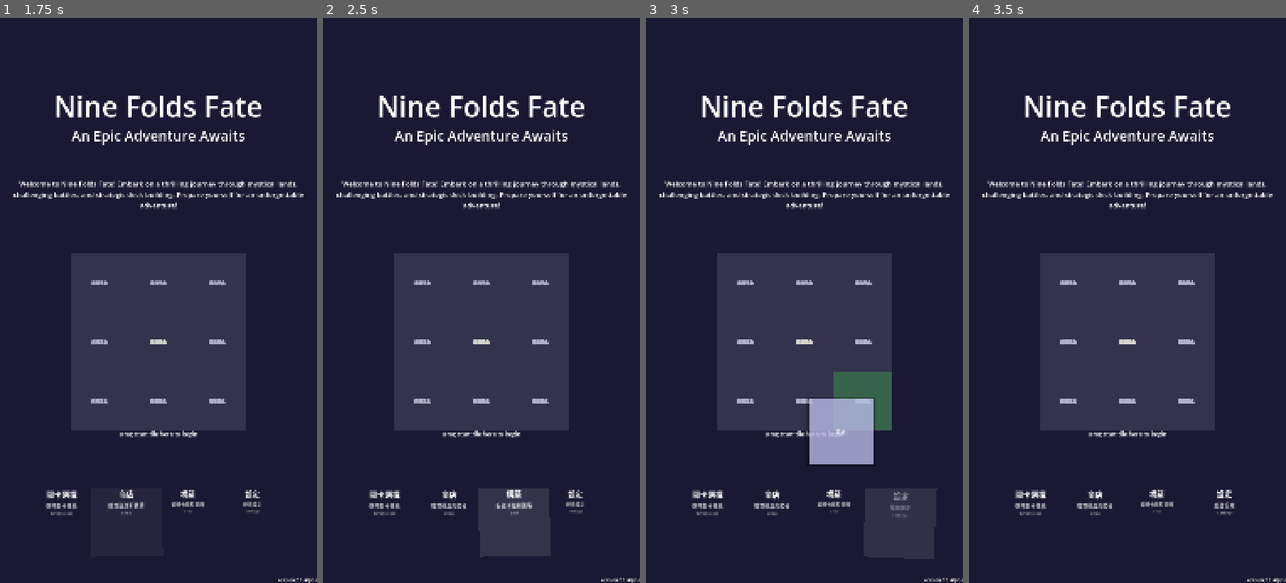
Above: before the commit, frames 1-4 (left to right).
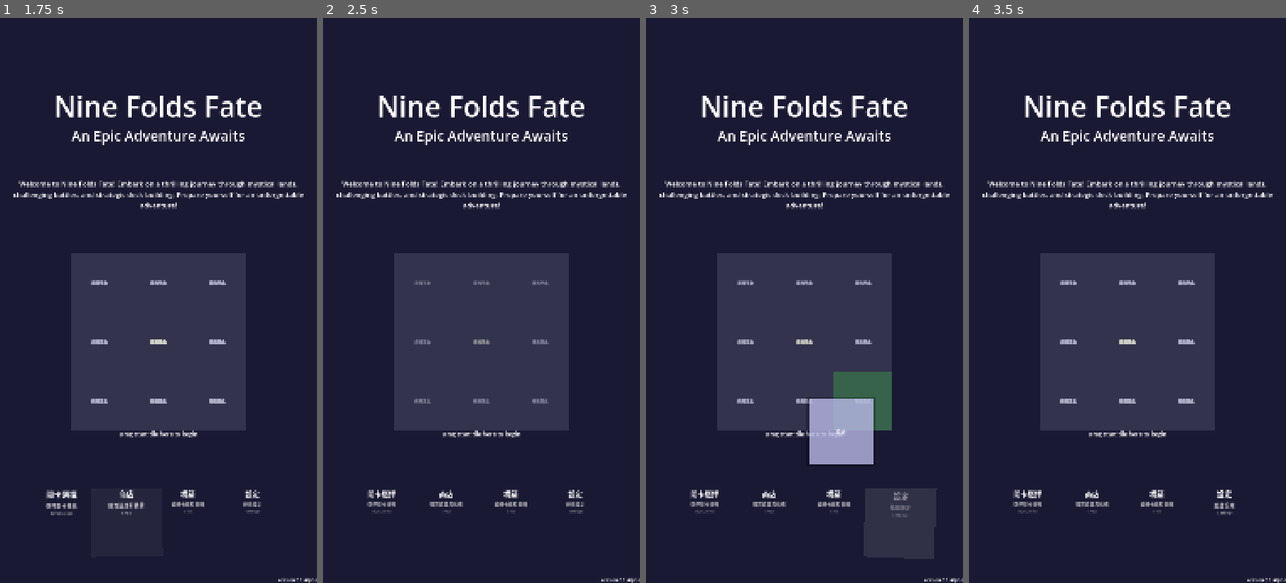
Above: after the commit, the same moments.

Repository: Chenredfish/Ninefold_Fate
Game: Godot game, scene res://main.tscn
Two runs of this game, one before a commit and one after it. Both use one fixed random seed, a clock stepped at 60 frames per second and the inputs below.
Inputs (mouse positions are in pixels of both pictures, inside the frame that each line leads up to):
- Up to frame 1 (1.75 s): tap Enter (ui_accept) at 0.5 s; drag from (60, 520) to (190, 176) at 0.52 s; drag from (123, 520) to (142, 413) at 1.27 s
- Up to frame 2 (2.5 s): tap Enter (ui_accept) at 2 s; move the mouse to (510, 520) at 2.02 s; tap R at 2.1 s; click (510, 520) at 2.17 s
- Up to frame 3 (3 s): drag from (899, 520) to (709, 215) at 2.77 s
- Up to frame 4 (3.5 s): no input

Frame 1 is identical in both runs. In frame 2, 3.5% of the frame differs, in the area x 13-72%, y 46-96%; in frame 3, 0.7%; in frame 4, 0.6%.

Commit message:
狀態順利切換

Diff:
--- /dev/null
+++ b/debug_state.gd
@@ -0,0 +1,51 @@
+# debug_state.gd - 調試腳本
+# 在主菜單中按 F9 鍵可以查看當前狀態機的狀態
+
+extends Control
+
+func _ready():
+    print("[Debug] Debug state monitor ready. Press F9 to see state info.")
+
+func _input(event):
+    if event is InputEventKey and event.pressed:
+        if event.keycode == KEY_F9:
+            print_state_debug_info()
+
+func print_state_debug_info():
+    print("\n=== STATE MACHINE DEBUG INFO ===")
+
+    # StateManager 信息
+    if StateManager:
+        print("StateManager: Available")
+        print("- Game Scene State Machine: ", StateManager.game_scene_state_machine != null)
+
+        if StateManager.game_scene_state_machine:
+            var gsm = StateManager.game_scene_state_machine
+            print("- Current State: ", gsm.get_current_state_id() if gsm.has_method("get_current_state_id") else "Unknown")
+            print("- Scene Loading: ", gsm.scene_loading if "scene_loading" in gsm else "Unknown")
+            print("- Current Scene: ", gsm.current_scene.name if gsm.current_scene else "None")
+
+        print("- All State Machines: ", StateManager.get_state_machine_names())
+    else:
+        print("StateManager: Not available!")
+
+    # EventBus 信息
+    if EventBus:
+        print("EventBus: Available")
+        # 檢查信號連接
+        if EventBus.has_signal("scene_transition_requested"):
+            var connections = EventBus.get_signal_connection_list("scene_transition_requested")
+            print("- scene_transition_requested connections: ", connections.size())
+        else:
+            print("- scene_transition_requested signal: Not found")
+    else:
+        print("EventBus: Not available!")
+
+    # 當前場景信息
+    var current_scene = get_tree().current_scene
+    print("Current Scene: ", current_scene.name if current_scene else "None")
+    print("Scene Tree Root Children: ")
+    for child in get_tree().root.get_children():
+        print("  - ", child.name, " (", child.get_class(), ")")
+
+    print("=== END DEBUG INFO ===\n")
--- a/main.gd
+++ b/main.gd
@@ -1,8 +1,19 @@
 extends Node2D
 
 func _ready():
-	# Wait a frame before starting drag-drop test
+	# 等待一幀來確保所有autoload已初始化
 	await get_tree().process_frame
+
+	# 啟動主選單
+	print("[Main] Initializing game...")
+	if StateManager and StateManager.game_scene_state_machine:
+		print("[Main] StateManager ready, switching to main menu")
+		# StateManager 會自動切換到 main_menu 狀態
+	else:
+		print("[Main] StateManager not ready, using fallback")
+		# 備用方案：直接載入主菜單場景
+		get_tree().change_scene_to_file("res://scripts/scenes/main_menu.tscn")
+
 	#print("\nPress F1 to start drag-drop system test")
 	#print("Press F2 to start SimpleTest")
 	#print("Press F3 to start LevelTile test")
--- a/scripts/scenes/level_selection.gd
+++ b/scripts/scenes/level_selection.gd
@@ -1,5 +1,6 @@
 extends Control
 
+# 主要UI區域
 var main_info_area: Control
 var chapter_title: Label
 var progress_bar: ProgressBar
@@ -8,123 +9,125 @@
 var level_tile_container: ScrollContainer
 var level_tile_scrolll: HScrollBar
 var back_button: Button
+var confirm_label: Label
+
+# 數據變數
+var current_chapter: String = "chapter1"
+var available_levels: Array = []
+var selected_level_id: String = ""
 
 func _ready():
-    print("載入關卡選擇場景，主節點：", self, " parent：", get_parent())
-    setup_ui()
-    load_chapter_levels()
+	print("[LevelSelection] 載入關卡選擇場景，主節點：", self, " parent：", get_parent())
+	setup_ui()
+	load_chapter_levels()
 
 func setup_ui():
-    #設置為全屏控制
-    set_anchors_and_offsets_preset(Control.PRESET_FULL_RECT)
+	#設置為全屏控制
+	set_anchors_and_offsets_preset(Control.PRESET_FULL_RECT)
 
-    # 先初始化 main_info_area 並加到場景
-    main_info_area = Control.new()
-    main_info_area.size = Vector2(1080, 1000)
-    main_info_area.position = Vector2(0, 0)
-    add_child(main_info_area)
+	# 先初始化 main_info_area 並加到場景
+	main_info_area = Control.new()
+	main_info_area.size = Vector2(1080, 1000)
+	main_info_area.position = Vector2(0, 0)
+	add_child(main_info_area)
 
-    #創造三層結構遵循UI規範
-    create_background_area()
-    create_main_info_area()
-    create_confirm_grid()
-    create_level_tile_area()
+	#創造三層結構遵循UI規範
+	create_background_area()
+	create_main_info_area()
+	create_confirm_grid()
+	create_level_tile_area()
 
 func create_background_area():
-    #背景
-    var bg = ColorRect.new()
-    bg.size = Vector2(1080, 1000)
-    bg.color = Color(0.1, 0.1, 0.2, 1.0)
-    main_info_area.add_child(bg)
+	#背景
+	var bg = ColorRect.new()
+	bg.size = Vector2(1080, 1000)
+	bg.color = Color(0.1, 0.1, 0.2, 1.0)
+	main_info_area.add_child(bg)
 
 func create_main_info_area():
-    #上層區域 - 章節信息和關卡詳情 (0, 0) - (1080, 1000)
-    main_info_area = Control.new()
-    main_info_area.size = Vector2(1080, 1000)
-    main_info_area.position = Vector2(0, 0)
-    add_child(main_info_area)
+	# 在已存在的 main_info_area 中添加UI元素
 
-    #章節標題
-    chapter_title = Label.new()
-    chapter_title.text = "Chapter 1 - Tutorial"
-    chapter_title.position = Vector2(540, 80)
-    chapter_title.size = Vector2(400, 50)
-    chapter_title.horizontal_alignment = HORIZONTAL_ALIGNMENT_CENTER
-    chapter_title.add_theme_font_size_override("font_size", 32)
-    chapter_title.add_theme_color_override("font_color", Color.WHITE)
-    main_info_area.add_child(chapter_title)
+	#章節標題
+	chapter_title = Label.new()
+	chapter_title.text = "Chapter 1 - Tutorial"
+	chapter_title.position = Vector2(540, 80)
+	chapter_title.size = Vector2(400, 50)
+	chapter_title.horizontal_alignment = HORIZONTAL_ALIGNMENT_CENTER
+	chapter_title.add_theme_font_size_override("font_size", 32)
+	chapter_title.add_theme_color_override("font_color", Color.WHITE)
+	main_info_area.add_child(chapter_title)
 
-    #進度條
-    progress_bar = ProgressBar.new()
-    progress_bar.position = Vector2(140, 150)
-    progress_bar.size = Vector2(800, 30)
-    progress_bar.value = 30  # 30% complete
-    main_info_area.add_child(progress_bar)
+	#進度條
+	progress_bar = ProgressBar.new()
+	progress_bar.position = Vector2(140, 150)
+	progress_bar.size = Vector2(800, 30)
+	progress_bar.value = 30  # 30% complete
+	main_info_area.add_child(progress_bar)
 
-    #等級詳情面板
-    level_detail_panel = Panel.new()
-    level_detail_panel.position = Vector2(90, 250)
-    level_detail_panel.size = Vector2(900, 500)
-    main_info_area.add_child(level_detail_panel)
+	#等級詳情面板
+	level_detail_panel = Panel.new()
+	level_detail_panel.position = Vector2(90, 250)
+	level_detail_panel.size = Vector2(900, 500)
+	main_info_area.add_child(level_detail_panel)
 
-    var detail_label = Label.new()
-    detail_label.text = "Select a level to see details."
-    detail_label.position = Vector2(450, 250)
-    detail_label.horizontal_alignment = HORIZONTAL_ALIGNMENT_CENTER
-    detail_label.add_theme_font_size_override("font_size", 24)
-    level_detail_panel.add_child(detail_label)
+	var detail_label = Label.new()
+	detail_label.text = "Select a level to see details."
+	detail_label.position = Vector2(450, 250)
+	detail_label.horizontal_alignment = HORIZONTAL_ALIGNMENT_CENTER
+	detail_label.add_theme_font_size_override("font_size", 24)
+	level_detail_panel.add_child(detail_label)
 
 func create_confirm_grid():
-    unified_confirm_grid = Control.new()
-    unified_confirm_grid.position = Vector2(240, 1000)
-    unified_confirm_grid.size = Vector2(600, 600)
-    add_child(unified_confirm_grid)
+	unified_confirm_grid = Control.new()
+	unified_confirm_grid.position = Vector2(240, 1000)
+	unified_confirm_grid.size = Vector2(600, 600)
+	add_child(unified_confirm_grid)
 
-    #九宮個自己的背景
-    var grid_bg = ColorRect.new()
-    grid_bg.size = Vector2(600, 600)
-    grid_bg.color = Color(0.2, 0.2, 0.3, 1.0)
-    unified_confirm_grid.add_child(grid_bg)
+	#九宮個自己的背景
+	var grid_bg = ColorRect.new()
+	grid_bg.size = Vector2(600, 600)
+	grid_bg.color = Color(0.2, 0.2, 0.3, 1.0)
+	unified_confirm_grid.add_child(grid_bg)
 
-    for i in range(3):
-        for j in range(3):
-            var drop_zone = DropZone.new()
-            drop_zone.position = Vector2(i * 200, j * 200)
-            drop_zone.size = Vector2(200, 200)
-            drop_zone.set_accepted_types(["level"])
-            unified_confirm_grid.add_child(drop_zone)
+	for i in range(3):
+		for j in range(3):
+			var drop_zone = DropZone.new()
+			drop_zone.position = Vector2(i * 200, j * 200)
+			drop_zone.size = Vector2(200, 200)
+			drop_zone.set_accepted_types(["level"])
+			unified_confirm_grid.add_child(drop_zone)
 
-            if i==1 and j==1:
-                drop.modulate = Color(1.2, 1.2, 1.0, 1.0)
-                drop_zone.tile_dropped.connect(_on_level_tile_dropped)
+			if i==1 and j==1:
+				drop_zone.modulate = Color(1.2, 1.2, 1.0, 1.0)
+				drop_zone.tile_dropped.connect(_on_level_tile_dropped)
 
-    confirm_label = Label.new()
-    confirm_label.text = "Drag level tile here to choose level"
-    confirm_label.position = Vector2(300, 650)
-    confirm_label.horizontal_alignment = HORIZONTAL_ALIGNMENT_CENTER
-    confirm_label.add_theme_font_size_override("font_size", 20)
-    confirm_label.add_theme_color_override("font_color", Color.WHITE)
-    add_child(confirm_label)
+	confirm_label = Label.new()
+	confirm_label.text = "Drag level tile here to choose level"
+	confirm_label.position = Vector2(300, 650)
+	confirm_label.horizontal_alignment = HORIZONTAL_ALIGNMENT_CENTER
+	confirm_label.add_theme_font_size_override("font_size", 20)
+	confirm_label.add_theme_color_override("font_color", Color.WHITE)
+	add_child(confirm_label)
 
 func create_level_tile_area():
-    var bottom_bg = ColorRect.new()
-    bottom_bg.position = Vector2(0, 1600)
-    bottom_bg.size = Vector2(1080, 320)
-    bottom_bg.color = Color(0.15, 0.15, 0.25, 1.0)
-    add_child(bottom_bg)
+	var bottom_bg = ColorRect.new()
+	bottom_bg.position = Vector2(0, 1600)
+	bottom_bg.size = Vector2(1080, 320)
+	bottom_bg.color = Color(0.15, 0.15, 0.25, 1.0)
+	add_child(bottom_bg)
 
-    level_tile_container = ScrollContainer.new()
+	level_tile_container = ScrollContainer.new()
 	level_tile_container.position = Vector2(40, 1620)
 	level_tile_container.size = Vector2(1000, 240)
 	level_tile_container.horizontal_scroll_mode = ScrollContainer.SCROLL_MODE_AUTO
 	level_tile_container.vertical_scroll_mode = ScrollContainer.SCROLL_MODE_DISABLED
 	add_child(level_tile_container)
 
-    var tile_container = HBoxContainer.new()
+	var tile_container = HBoxContainer.new()
 	tile_container.add_theme_constant_override("separation", 20)
 	level_tile_container.add_child(tile_container)
 
-    back_button = Button.new()
+	back_button = Button.new()
 	back_button.text = "Back"
 	back_button.position = Vector2(80, 1860)
 	back_button.size = Vector2(150, 60)
@@ -168,3 +171,13 @@
 	var level_id = tile_data.get("level_id", "")
 	if level_id != "":
 		start_level(level_id)
+
+func start_level(level_id: String):
+	print("[LevelSelection] Starting level: ", level_id)
+	# 通過EventBus發送開始戰鬥請求
+	EventBus.emit_signal("level_selected", level_id)
+
+func _on_back_pressed():
+	print("[LevelSelection] Back button pressed")
+	# 返回主菜單
+	EventBus.emit_signal("scene_transition_requested", "main_menu", {})
--- a/scripts/scenes/level_selection.tscn
+++ b/scripts/scenes/level_selection.tscn
@@ -1,8 +1,6 @@
 [gd_scene load_steps=2 format=3 uid="uid://wstbhow8nfbh"]
 
-[sub_resource type="GDScript" id="GDScript_ylkpb"]
-script/source = "extends Control
-"
+[ext_resource type="Script" path="res://scripts/scenes/level_selection.gd" id="1_level_selection_script"]
 
 [node name="level_selection" type="Control"]
 layout_mode = 3
@@ -11,4 +9,4 @@
 anchor_bottom = 1.0
 grow_horizontal = 2
 grow_vertical = 2
-script = SubResource("GDScript_ylkpb")
+script = ExtResource("1_level_selection_script")
--- a/scripts/scenes/main_menu.gd
+++ b/scripts/scenes/main_menu.gd
@@ -16,12 +16,33 @@
 var settings_tile: NavigationTile
 
 func _ready():
+	print("[MainMenu] Main menu scene loaded")
 
 	create_background()
 
 	create_upper_UI() #在(0,0)~(1080, 1000)
 	create_middle_UI() #在(240,1000)~(840, 1600)
 	create_lower_UI() #在(0,1600)~(1080, 1920)
+
+	print("[MainMenu] Main menu setup complete")
+
+func _input(event):
+	if event is InputEventKey and event.pressed:
+		if event.keycode == KEY_F9:
+			print_debug_info()
+
+func print_debug_info():
+	print("\n=== MAIN MENU DEBUG INFO ===")
+	print("Current Scene: ", get_tree().current_scene.name if get_tree().current_scene else "None")
+	print("Parent: ", get_parent().name if get_parent() else "None")
+
+	if StateManager:
+		print("StateManager: Available")
+		if StateManager.game_scene_state_machine:
+			var gsm = StateManager.game_scene_state_machine
+			print("- Current State: ", gsm.get_current_state_id() if gsm.has_method("get_current_state_id") else "Unknown")
+			print("- Current Scene: ", gsm.current_scene.name if gsm.current_scene else "None")
+	print("=== END DEBUG INFO ===\n")
 
 func create_background():
 	var bg = ColorRect.new()
--- a/scripts/state_machine/GameSceneStateMachine.gd
+++ b/scripts/state_machine/GameSceneStateMachine.gd
@@ -49,6 +49,7 @@
 	_connect_event_bus()
 
 func _initialize_scene_states():
+	print("[GameSceneStateMachine] Initializing scene states...")
 	# 創建各個場景狀態
 	add_state(MainMenuState.new())
 	add_state(LevelSelectionState.new())
@@ -56,22 +57,33 @@
 	add_state(ResultState.new())
 	add_state(SettingsState.new())
 	add_state(DeckBuildState.new())
+	print("[GameSceneStateMachine] Scene states initialized")
 
 func _connect_event_bus():
+	print("[GameSceneStateMachine] Connecting to EventBus...")
 	# 監聽場景切換事件
 	if EventBus.has_signal("scene_transition_requested"):
-		EventBus.scene_transition_requested.connect(_on_scene_transition_requested)
+		if not EventBus.scene_transition_requested.is_connected(_on_scene_transition_requested):
+			EventBus.scene_transition_requested.connect(_on_scene_transition_requested)
+			print("[GameSceneStateMachine] Connected to scene_transition_requested")
 
 	# 監聽戰鬥相關事件
 	if EventBus.has_signal("battle_ended"):
-		EventBus.battle_ended.connect(_on_battle_ended)
+		if not EventBus.battle_ended.is_connected(_on_battle_ended):
+			EventBus.battle_ended.connect(_on_battle_ended)
+			print("[GameSceneStateMachine] Connected to battle_ended")
 
 	# 監聽關卡選擇事件
 	if EventBus.has_signal("level_selected"):
-		EventBus.level_selected.connect(_on_level_selected)
+		if not EventBus.level_selected.is_connected(_on_level_selected):
+			EventBus.level_selected.connect(_on_level_selected)
+			print("[GameSceneStateMachine] Connected to level_selected")
+
+	print("[GameSceneStateMachine] EventBus connections complete")
 
 # 切換到指定場景
 func change_scene_to(scene_type: SceneType, data: Dictionary = {}):
+	print("[GameSceneStateMachine] Changing scene to: ", scene_type)
 	if scene_loading:
 		print("[GameSceneStateMachine] Scene loading in progress, ignoring request")
 		return
@@ -81,6 +93,7 @@
 		print("[GameSceneStateMachine] Invalid scene type: ", scene_type)
 		return
 
+	print("[GameSceneStateMachine] Transitioning to state: ", state_id)
 	transition_to(state_id, data)
 
 # 載入場景文件
@@ -90,11 +103,14 @@
 		print("[GameSceneStateMachine] No scene path for type: ", scene_type)
 		return null
 
+	print("[GameSceneStateMachine] Loading scene: ", scene_path)
 	scene_loading = true
 
-	# 卸載當前場景
-	if current_scene:
+	# 先卸載當前場景
+	if current_scene and is_instance_valid(current_scene):
+		print("[GameSceneStateMachine] Unloading current scene: ", current_scene.name)
 		current_scene.queue_free()
+		await current_scene.tree_exited
 		current_scene = null
 
 	# 載入新場景
@@ -105,12 +121,23 @@
 		return null
 
 	var new_scene = packed_scene.instantiate()
-	get_tree().root.add_child.call_deferred(new_scene)
+
+	# 取得main scene並替換它，而不是添加到根節點
+	var main_scene = get_tree().current_scene
+	if main_scene and main_scene != new_scene:
+		print("[GameSceneStateMachine] Replacing main scene")
+		get_tree().root.add_child(new_scene)
+		get_tree().current_scene = new_scene
+		main_scene.queue_free()
+	else:
+		print("[GameSceneStateMachine] Setting as main scene")
+		get_tree().root.add_child(new_scene)
+		get_tree().current_scene = new_scene
+
 	current_scene = new_scene
-
 	scene_loading = false
 
-	print("[GameSceneStateMachine] Loaded scene: ", scene_path)
+	print("[GameSceneStateMachine] Successfully loaded scene: ", scene_path)
 	return new_scene
 
 # 獲取當前場景
@@ -119,9 +146,11 @@
 
 # EventBus 事件處理
 func _on_scene_transition_requested(target_scene: String, data: Dictionary = {}):
+	print("[GameSceneStateMachine] Scene transition requested: ", target_scene)
 	# 根據場景名稱找到對應的枚舉值
 	for scene_type in SceneType.values():
 		if scene_state_mapping[scene_type] == target_scene:
+			print("[GameSceneStateMachine] Changing to scene type: ", scene_type)
 			change_scene_to(scene_type, data)
 			return
 
@@ -149,7 +178,7 @@
 
 	func enter(previous_state: BaseState = null, data: Dictionary = {}):
 		super.enter(previous_state, data)
-		var scene = state_machine.load_scene(SceneType.MAIN_MENU)
+		var scene = await state_machine.load_scene(SceneType.MAIN_MENU)
 
 		# 發送進入主選單事件
 		EventBus.emit_signal("scene_entered", "main_menu")
@@ -164,8 +193,14 @@
 		super._init("level_selection")
 
 	func enter(previous_state: BaseState = null, data: Dictionary = {}):
-		super.enter(previous_state, data)
-		var scene = state_machine.load_scene(SceneType.LEVEL_SELECTION)
+		print("[LevelSelectionState] Entering level selection state")
+		super.enter(previous_state, data)
+		var scene = await state_machine.load_scene(SceneType.LEVEL_SELECTION)
+
+		# 等待場景完全載入
+		if scene:
+			await scene.ready
+			print("[LevelSelectionState] Level selection scene loaded and ready")
 
 		EventBus.emit_signal("scene_entered", "level_selection")
 
@@ -180,7 +215,7 @@
 
 	func enter(previous_state: BaseState = null, data: Dictionary = {}):
 		super.enter(previous_state, data)
-		var scene = state_machine.load_scene(SceneType.BATTLE)
+		var scene = await state_machine.load_scene(SceneType.BATTLE)
 
 		# 初始化戰鬥場景
 		if scene and data.has("level_id"):
@@ -205,7 +240,7 @@
 
 	func enter(previous_state: BaseState = null, data: Dictionary = {}):
 		super.enter(previous_state, data)
-		var scene = state_machine.load_scene(SceneType.RESULT)
+		var scene = await state_machine.load_scene(SceneType.RESULT)
 
 		# 設置結算數據
 		if scene and scene.has_method("set_result_data"):
@@ -224,7 +259,7 @@
 
 	func enter(previous_state: BaseState = null, data: Dictionary = {}):
 		super.enter(previous_state, data)
-		var scene = state_machine.load_scene(SceneType.SETTINGS)
+		var scene = await state_machine.load_scene(SceneType.SETTINGS)
 
 		EventBus.emit_signal("scene_entered", "settings")
 
--- a/scripts/ui/tiles/NavigationTile.gd
+++ b/scripts/ui/tiles/NavigationTile.gd
@@ -188,11 +188,14 @@
 func perform_scene_transition():
 	print("[NavigationTile] 切換場景：", target_scene_path)
 
-	# 可以在這裡添加場景切換的過渡效果
-	if ResourceLoader.exists(target_scene_path):
-		get_tree().change_scene_to_file(target_scene_path)
+	# 使用StateManager進行場景切換，而不是直接替換場景樹
+	var scene_type = _get_scene_type_from_function(function_name)
+	if scene_type != -1:
+		# 通過EventBus發送場景切換請求
+		EventBus.emit_signal("scene_transition_requested", get_state_name_from_function(function_name), navigation_data)
+		print("[NavigationTile] 已發送場景切換請求：", function_name)
 	else:
-		print("[NavigationTile] 錯誤：場景文件不存在 - ", target_scene_path)
+		print("[NavigationTile] 錯誤：未知的功能類型 - ", function_name)
 
 # 執行導航動作（非場景切換）
 func perform_navigation_action():
@@ -267,6 +270,38 @@
 	if icon_node:
 		icon_node.texture = texture
 
+# 將功能名稱轉換為GameSceneStateMachine的場景類型
+func _get_scene_type_from_function(func_name: String) -> int:
+	match func_name:
+		"level_select":
+			return GameSceneStateMachine.SceneType.LEVEL_SELECTION
+		"battle":
+			return GameSceneStateMachine.SceneType.BATTLE
+		"shop":
+			return GameSceneStateMachine.SceneType.MAIN_MENU  # 暫時回到主菜單
+		"deck":
+			return GameSceneStateMachine.SceneType.DECK_BUILD
+		"settings":
+			return GameSceneStateMachine.SceneType.SETTINGS
+		_:
+			return -1
+
+# 將功能名稱轉換為狀態名稱
+func get_state_name_from_function(func_name: String) -> String:
+	match func_name:
+		"level_select":
+			return "level_selection"
+		"battle":
+			return "battle"
+		"shop":
+			return "main_menu"  # 暫時回到主菜單
+		"deck":
+			return "deck_build"
+		"settings":
+			return "settings"
+		_:
+			return "main_menu"
+
 # === 工廠方法 ===
 
 # 創建戰鬥導航圖塊
--- a/singletons/StateManager.gd
+++ b/singletons/StateManager.gd
@@ -20,31 +20,45 @@
 	add_to_group("autoload_statemanager")
 	print("[StateManager] 狀態機管理器已初始化")
 
+	# 等待場景樹完全準備好
+	await get_tree().process_frame
+
 	# 初始化全域狀態機
-	_initialize_global_state_machines()
+	await _initialize_global_state_machines()
 
 	# 連接EventBus事件
 	_connect_event_bus()
 
 func _initialize_global_state_machines():
+	print("[StateManager] Initializing global state machines...")
 	# 創建遊戲場景狀態機
 	game_scene_state_machine = GameSceneStateMachine.new()
 	add_child(game_scene_state_machine)
 	register_state_machine("game_scene", game_scene_state_machine)
 
+	# 等待一幀確保場景樹完全設置好
+	await get_tree().process_frame
+
 	# 設置初始狀態
+	print("[StateManager] Setting initial state to main_menu")
 	game_scene_state_machine.transition_to("main_menu")
 
 	print("[StateManager] 全域狀態機初始化完成")
 
 func _connect_event_bus():
 	# 監聽狀態機相關事件
-	EventBus.state_changed.connect(_on_state_changed)
-	EventBus.transition_failed.connect(_on_transition_failed)
+	if not EventBus.state_changed.is_connected(_on_state_changed):
+		EventBus.state_changed.connect(_on_state_changed)
+	if not EventBus.transition_failed.is_connected(_on_transition_failed):
+		EventBus.transition_failed.connect(_on_transition_failed)
 
 	# 監聽戰鬥事件
-	EventBus.battle_started.connect(_on_battle_started)
-	EventBus.battle_ended.connect(_on_battle_ended)
+	if not EventBus.battle_started.is_connected(_on_battle_started):
+		EventBus.battle_started.connect(_on_battle_started)
+	if not EventBus.battle_ended.is_connected(_on_battle_ended):
+		EventBus.battle_ended.connect(_on_battle_ended)
+
+	print("[StateManager] EventBus signals connected")
 
 # 註冊狀態機
 func register_state_machine(name: String, state_machine: BaseStateMachine) -> bool:
Not shown, added: debug_state.gd.uid
